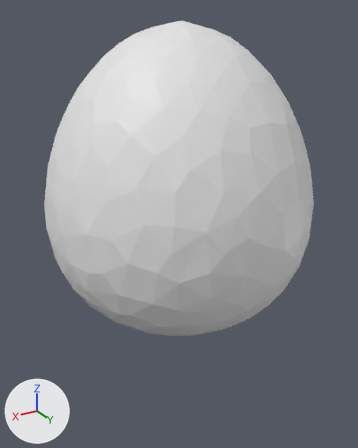
The Blender file Assets/Models/Huevo/Huevo (1).blend, before and after one commit.
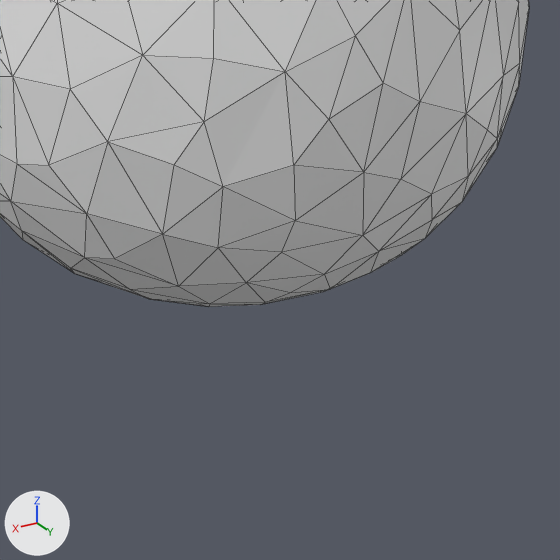
Old and new are each drawn whole from a 50 mm camera at (1.82, 3.04, 2.3) aimed at (0.0, 0.0, 0.78) and again close up on the part from 23% to 91% of the width and 45% to 100% of the height. Every picture has the same lights, and +X, +Y and +Z are marked at lower left. The close-ups show mesh edges as thin lines.

The first close-up shows 'Huevo'.
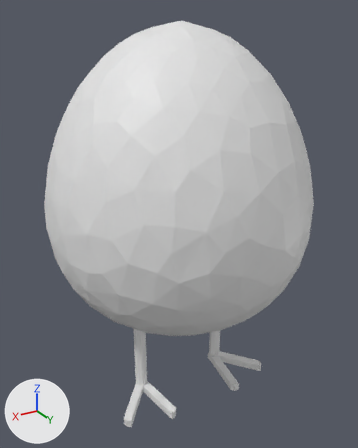
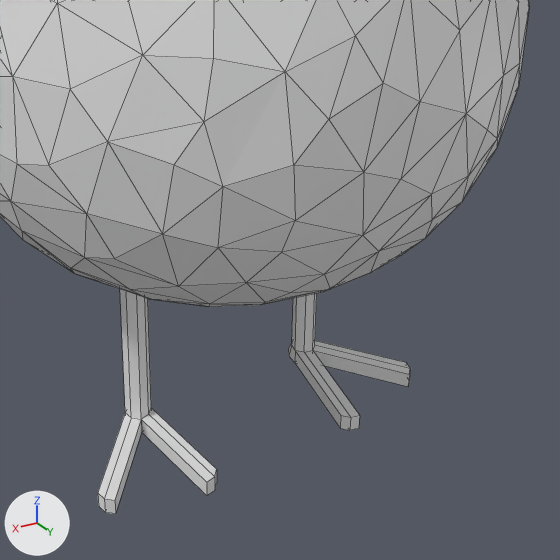
Scene script edits in JSON lines:
```json
{"op": "add", "block": "me_cube_001", "code": ["me_cube_001 = bpy.data.meshes.new('Cube.001')", "me_cube_001.from_pydata(...)  # 38 vertices, 36 faces; spans x -6.07..6.6, y -2.34..12.64, z -9.7..0.0"]}
{"op": "add", "block": "me_cube", "code": ["me_cube = bpy.data.meshes.new('Cube')", "me_cube.from_pydata(...)  # 38 vertices, 36 faces; spans x -6.1..6.6, y -2.3..12.7, z -9.7..0.0"]}
{"op": "add", "block": "ob_pata_l", "code": ["ob_pata_l = bpy.data.objects.new('Pata_L', me_cube_001)", "ob_pata_l.location = (-0.377, 0.0, 0.222)", "ob_pata_l.rotation_euler = (0.0, 0.0, 0.262)  # degrees (0, 0, 15)", "ob_pata_l.scale = (0.0331, 0.0331, 0.0909)"]}
{"op": "add", "block": "ob_pata_r", "code": ["ob_pata_r = bpy.data.objects.new('Pata_R', me_cube)", "ob_pata_r.location = (0.371, 0.0, 0.222)", "ob_pata_r.rotation_euler = (0.0, 0.0, -0.262)  # degrees (0, 0, -15)", "ob_pata_r.scale = (0.0331, 0.0331, 0.0909)"]}
```

Pixel boxes (x1, y1, x2, y2) of what changed, in the close-ups (560 x 560 px):
```json
{"object": "Pata_R", "change": "added", "after": [98, 289, 217, 514]}
{"object": "Pata_L", "change": "added", "after": [288, 293, 410, 430]}
```
